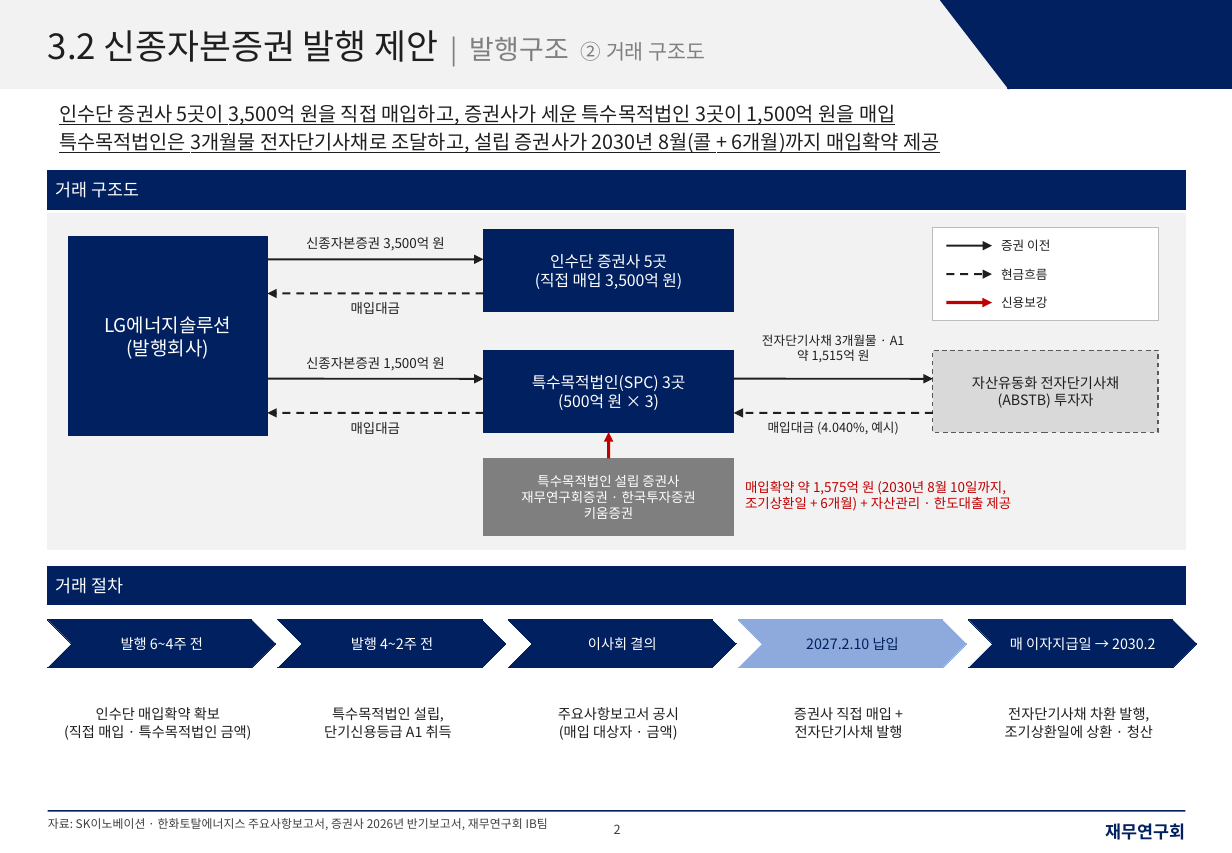
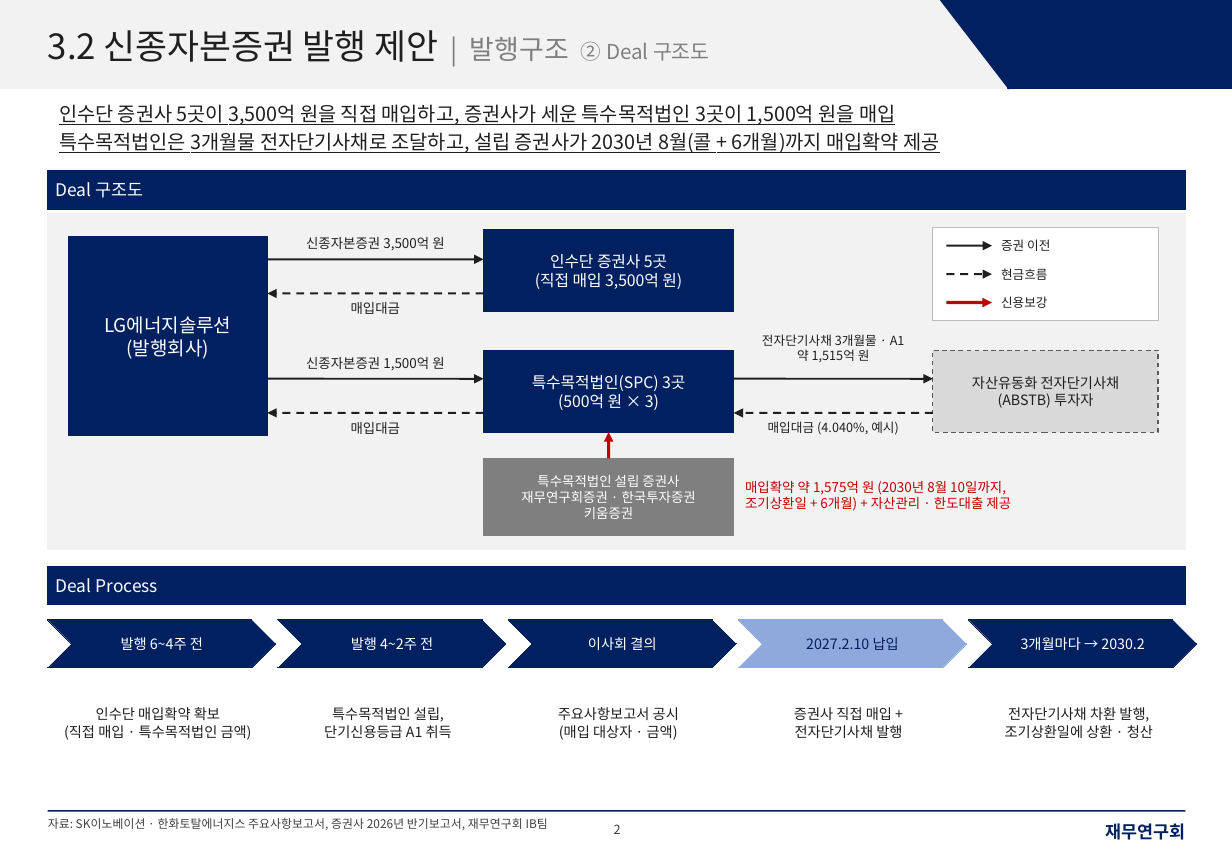
Before and after one commit to shy065542-rgb/SSHHYY, a slide deck: slide 2 of LGES_신종_발행구조_재무연구회양식.pptx. Drawn at 1232x853 pixels with LibreOffice and Linux fonts; fonts in the diff are those of the drawing. Boxes give left, top, right and bottom in pixels: in the first picture for what was removed or moved away, otherwise in the second. Text is boxed around its words. In the diff, an @@ line names an element or a change of style, - is before the commit and + after.

```diff
--- a/LGES_신종_발행구조_재무연구회양식.pptx
+++ b/LGES_신종_발행구조_재무연구회양식.pptx
@@ title at [48,30,710,62]: text changed @@
-3.2 신종자본증권 발행 제안 | 발행구조 ② 거래 구조도
+3.2 신종자본증권 발행 제안 | 발행구조 ② Deal 구조도
@@ text in rectangle at [56,182,144,198]: text changed @@
-거래 구조도
+Deal 구조도
@@ text in rectangle at [56,578,159,593]: text changed @@
-거래 절차
+Deal Process
@@ text in chevron at [1021,637,1144,650]: text changed @@
-매 이자지급일 → 2030.2
+3개월마다 → 2030.2
```
Also in this commit, not shown: 5 other slides changed.
